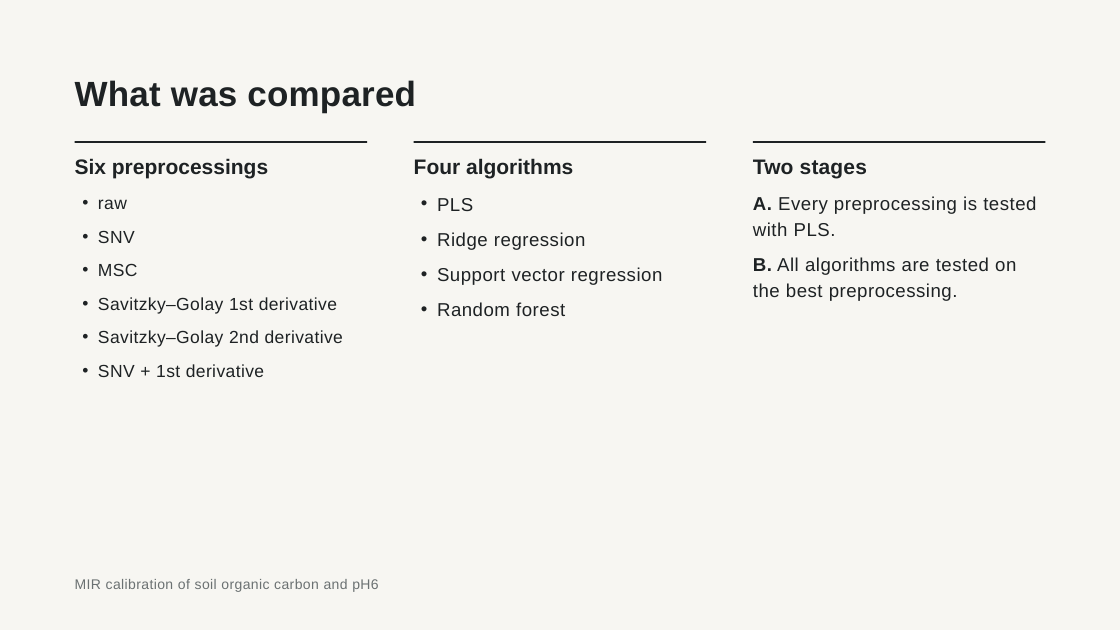
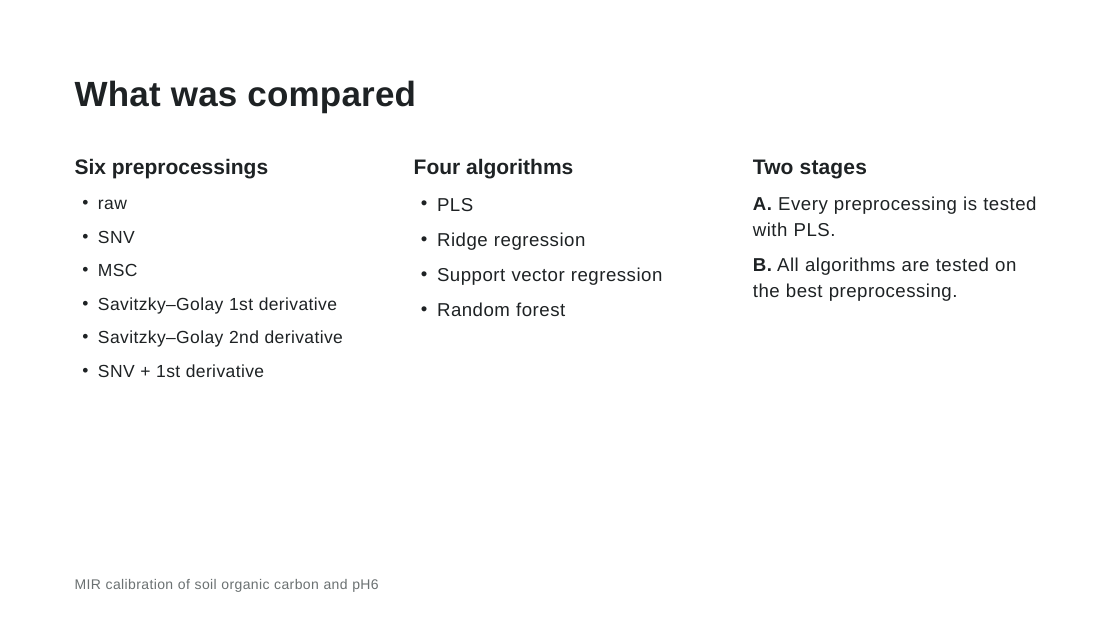
Before and after one commit to phanuelayuka/DSA8401_AML_capstone_project, a slide deck: slide 7 of MIR calibration of soil organic carbon and pH.pptx (slide 6 before the commit). Drawn at 1120x630 pixels with LibreOffice and Linux fonts; fonts in the diff are those of the drawing. Boxes give left, top, right and bottom in pixels: in the first picture for what was removed or moved away, otherwise in the second. Text is boxed around its words. In the diff, an @@ line names an element or a change of style, - is before the commit and + after.

```diff
--- a/MIR calibration of soil organic carbon and pH.pptx
+++ b/MIR calibration of soil organic carbon and pH.pptx
@@ background #F7F6F2 to #FFFFFF @@
@@ line removed from (75, 142) to (367, 142) @@
@@ line removed from (414, 142) to (707, 142) @@
@@ line removed from (753, 142) to (1045, 142) @@
```
Also in this commit, not shown: 14 other slides changed, 1 slide added, 1 other file.
